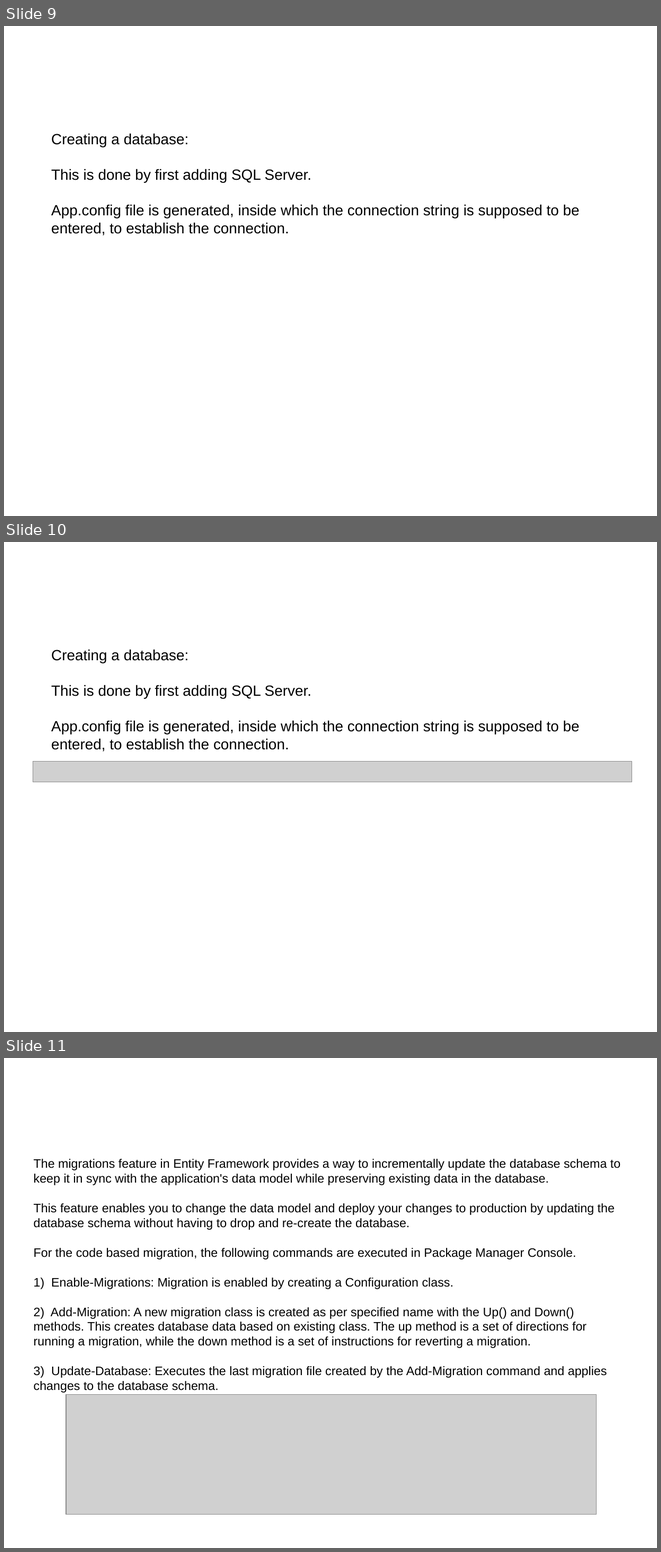
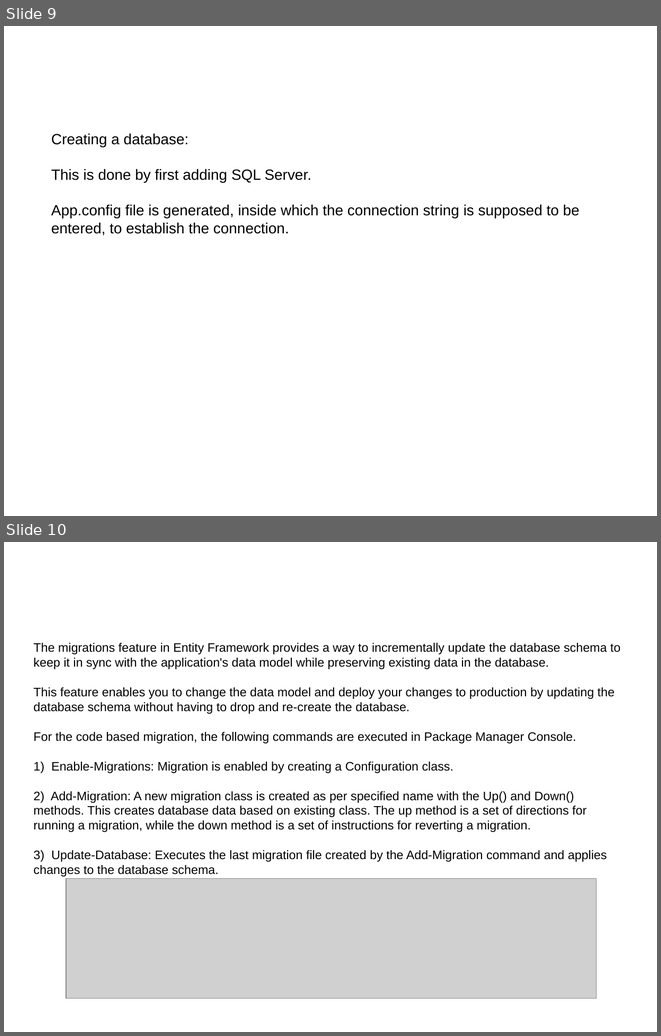
Before and after one commit to niks-in-the-hub/ORM-Entity-Framework-with-C-, a slide deck: csharp_application_with_entity_framework.pptx. Shown one above the other, each under a label of ours: slides 9, 10 and 11 before the commit, slides 9 and 10 after it. The pictures are 661x1552 and 661x1036 pixels, drawn with LibreOffice and Linux fonts; fonts in the diff are those of the drawing; grey boxes stand for pictures; background and template pictures are left out. Boxes give left, top, right and bottom in pixels: in the first picture for what was removed or moved away, otherwise in the second. Text is boxed around its words. In the diff, an @@ line names an element or a change of style, - is before the commit and + after.

Commit message:
update

```diff
--- a/csharp_application_with_entity_framework.pptx
+++ b/csharp_application_with_entity_framework.pptx
@@ slide 10 removed at box(4, 542, 657, 1032), background picture (left out) @@
@@ text removed at box(51, 649, 580, 751) @@
-Creating a database:
-This is done by first adding SQL Server.
-App.config file is generated, inside which the connection string is supposed to be entered, to establish the connection.
@@ picture removed at box(33, 761, 632, 782) @@
@@ what was slide 11 is now slide 10 @@
```
